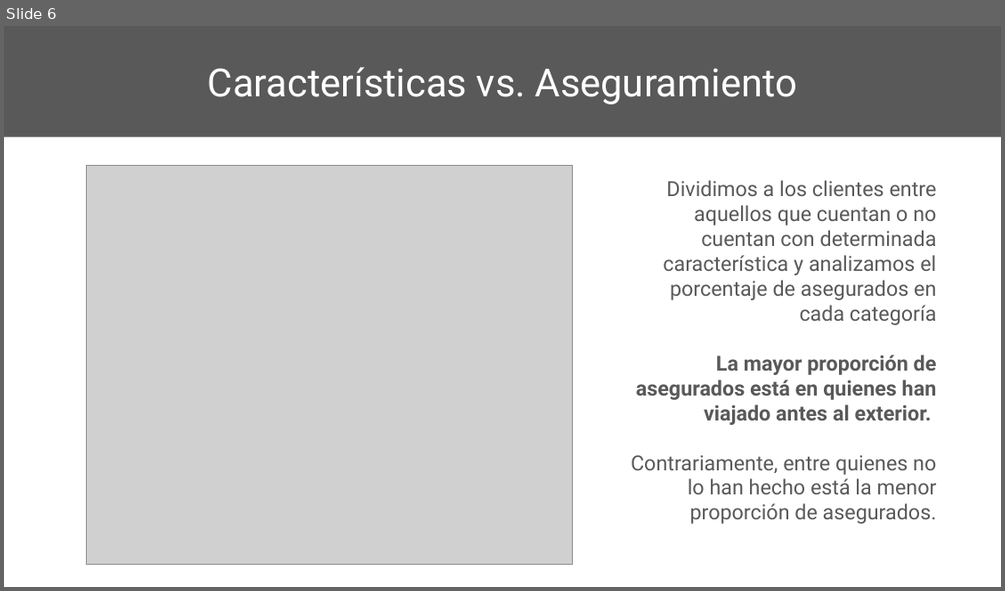
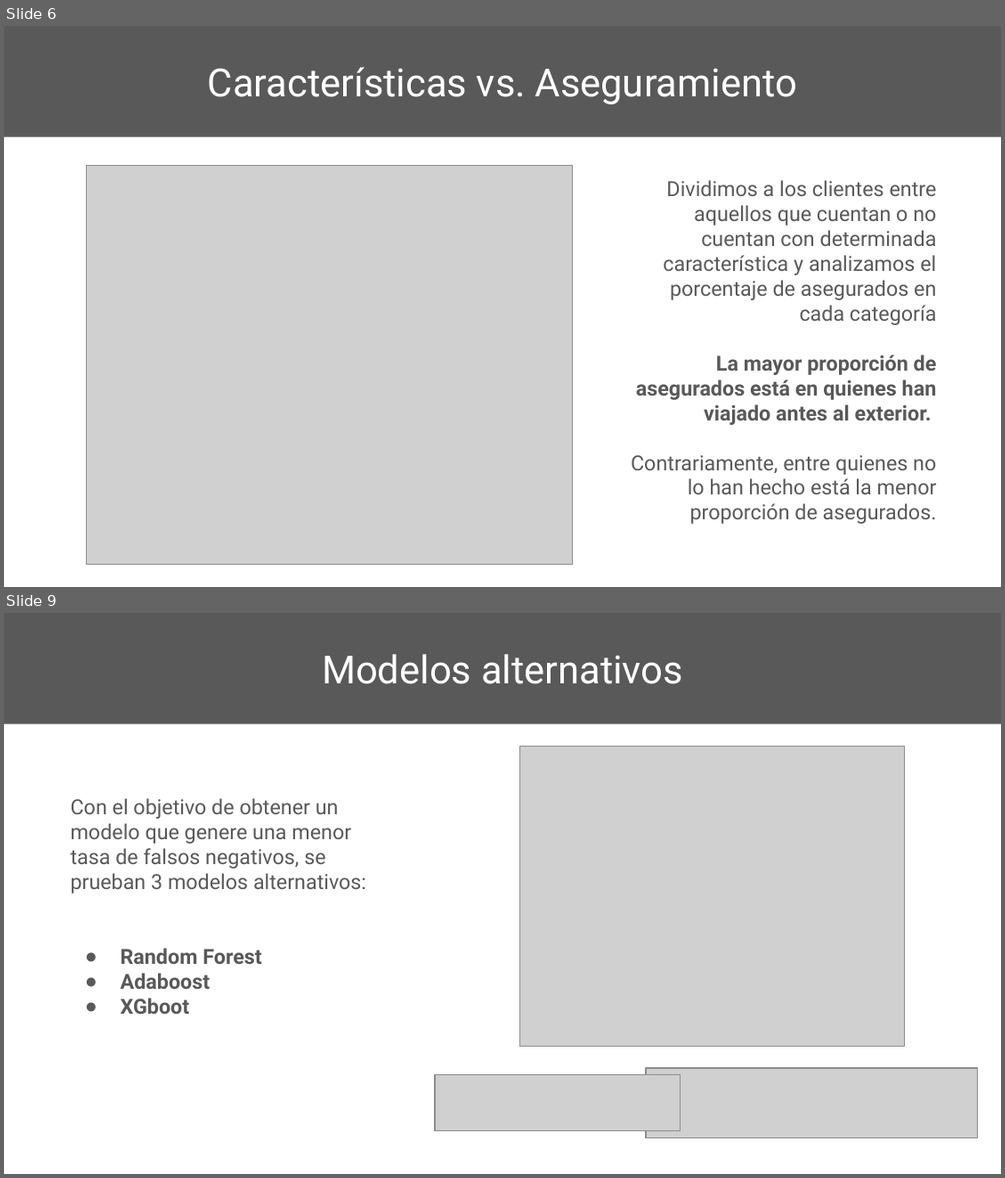
Before and after one commit to LeandroHornos/Travel-Insurance, a slide deck: Travel Insurance - Leandro Hornos.pptx. Shown one above the other, each under a label of ours: slide 6 before the commit, slides 6 and 9 after it; the slides between them are not shown. The pictures are 1005x591 and 1005x1178 pixels, drawn with LibreOffice and Linux fonts; fonts in the diff are those of the drawing; grey boxes stand for pictures. Boxes give left, top, right and bottom in pixels: in the first picture for what was removed or moved away, otherwise in the second. Text is boxed around its words. In the diff, an @@ line names an element or a change of style, - is before the commit and + after.

```diff
--- a/Travel Insurance - Leandro Hornos.pptx
+++ b/Travel Insurance - Leandro Hornos.pptx
@@ slide 9 added at [4,613,1001,1174], background #FFFFFF @@
@@ title added at [4,613,1001,723], fill #595959, 28 pt, text #FFFFFF @@
+Modelos alternativos
@@ picture added at [519,746,904,1046] @@
@@ text added at [71,798,366,1013], 15 pt, text #595959 @@
+Con el objetivo de obtener un modelo que genere una menor tasa de falsos negativos, se prueban 3 modelos alternativos:
+● Random Forest
+● Adaboost
+● XGboot
@@ picture added at [435,1075,680,1130] @@
@@ picture added at [646,1068,978,1137] @@
```
Also in this commit, not shown: 2 slides changed, 7 other slides added, 1 slide removed, 2 other files.
